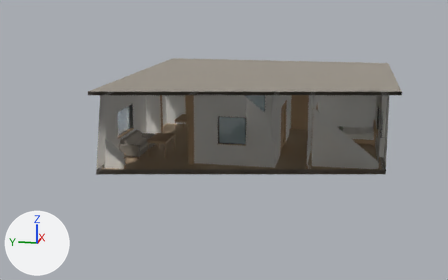
Renders of the glTF model docs-site/public/3d/courtyard-house.glb from each side of a commit.
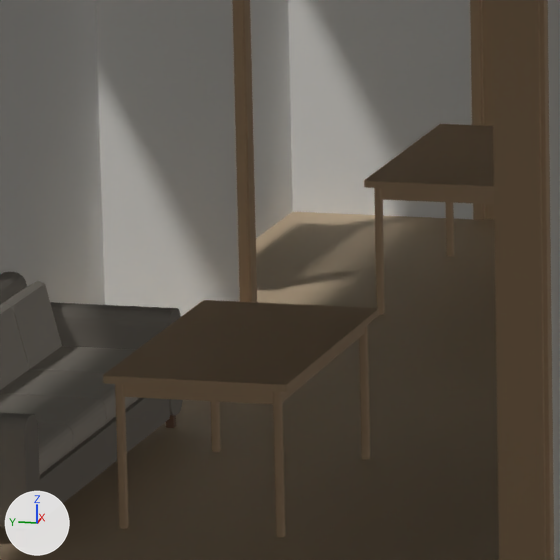
There are two pictures of each version: one whole from a 50 mm camera at (-20.15, -9.92, 7.36) aimed at (7.47, -4.4, 0.45), one close up on the part from 30% to 44% of the width and 36% to 57% of the height. Lighting does not change. The marker at lower left points along +X, +Y and +Z. The last two pictures show the newer version. Everything nearer to the camera than a plane just in front of the edit is cut away. Where no turn or scale is listed for an object, it has been applied to the vertices.

The older version as bpy lines, for what is in view:
```python
me_opening_o_dining_lining = bpy.data.meshes.new('opening:o_dining:lining')
me_opening_o_dining_lining.from_pydata(...)  # 16 vertices, 24 faces; spans x 8.95..9.05, y -2.55..-0.95, z 0.0..3.0
me_opening_o_dining_lining.materials.append(mat_opening_lining)  # beige #c2a27e
me_wall_w_court = bpy.data.meshes.new('wall:w_court')
me_wall_w_court.from_pydata(...)  # 60 vertices, 144 faces; spans x 4.9..11.1, y -7.1..-3.6, z 0.0..3.0
me_wall_w_court.materials.append(mat_wall)  # white #f2f0eb
me_wall_w_dining = bpy.data.meshes.new('wall:w_dining')
me_wall_w_dining.from_pydata(...)  # a box spanning x 8.95..9.05, y -0.95..-0.15, z 0.0..3.0; a box spanning x 8.95..9.05, y -3.4..-2.55, z 0.0..3.0
me_wall_w_dining.materials.append(mat_wall)  # white #f2f0eb
ob_opening_o_dining_lining = bpy.data.objects.new('opening:o_dining:lining', me_opening_o_dining_lining)
ob_opening_o_dining_lining.location = (0.0, 0.0, 0.0)
ob_wall_w_court = bpy.data.objects.new('wall:w_court', me_wall_w_court)
ob_wall_w_court.location = (0.0, 0.0, 0.0)
ob_wall_w_dining = bpy.data.objects.new('wall:w_dining', me_wall_w_dining)
ob_wall_w_dining.location = (0.0, 0.0, 0.0)
# also in view: 'furniture:sofa_1' at (6.25, -0.6, 0.41); 'wall:w_kitch' at (12.5, -1.78, 1.5); 'opening:o_dining:casing' at (9.0, -1.75, 1.5); 'furniture:table_3' at (10.75, -1.75, 0.38); 'door:d_kitch' at (12.5, -1.75, 1.05)
```
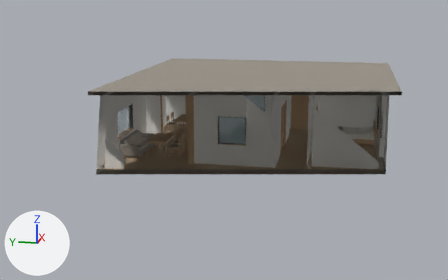
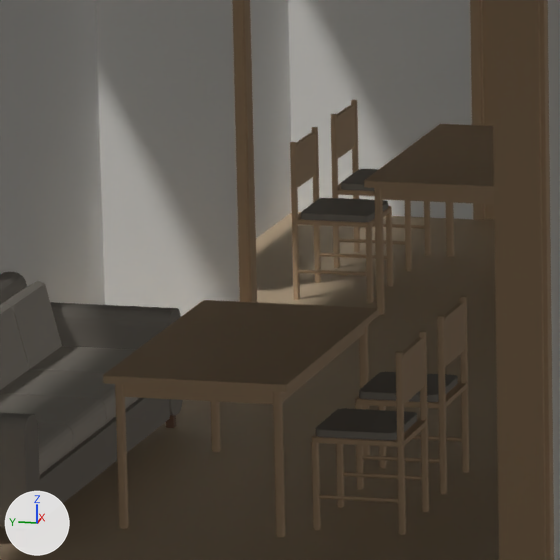
What changed in the scene script:
```text
Add me_furniture_chair_24:
    me_furniture_chair_24.from_pydata(...)  # 344 vertices, 652 faces; spans x 11.05..11.5, y -1.25..-0.8, z 0.005..0.885
    # faces by material slot: [576, 76]
    me_furniture_chair_24.materials.append(mat_fixture_wood)  # beige #c6a785
    me_furniture_chair_24.materials.append(mat_fixture_fabric)  # grey #968f85
Add me_furniture_chair_23:
    me_furniture_chair_23.from_pydata(...)  # 344 vertices, 652 faces; spans x 10.25..10.7, y -1.25..-0.8, z 0.005..0.885
    # faces by material slot: [576, 76]
    me_furniture_chair_23.materials.append(mat_fixture_wood)  # beige #c6a785
    me_furniture_chair_23.materials.append(mat_fixture_fabric)  # grey #968f85
Add me_furniture_chair_22:
    me_furniture_chair_22.from_pydata(...)  # 344 vertices, 652 faces; spans x 6.4..6.85, y -2.7..-2.25, z 0.005..0.885
    # faces by material slot: [576, 76]
    me_furniture_chair_22.materials.append(mat_fixture_wood)  # beige #c6a785
    me_furniture_chair_22.materials.append(mat_fixture_fabric)  # grey #968f85
Add me_furniture_chair_21:
    me_furniture_chair_21.from_pydata(...)  # 344 vertices, 652 faces; spans x 5.65..6.1, y -2.7..-2.25, z 0.005..0.885
    # faces by material slot: [576, 76]
    me_furniture_chair_21.materials.append(mat_fixture_wood)  # beige #c6a785
    me_furniture_chair_21.materials.append(mat_fixture_fabric)  # grey #968f85
Add ob_furniture_chair_24:
    ob_furniture_chair_24 = bpy.data.objects.new('furniture:chair_24', me_furniture_chair_24)
    ob_furniture_chair_24.location = (0.0, 0.0, 0.0)
Add ob_furniture_chair_23:
    ob_furniture_chair_23 = bpy.data.objects.new('furniture:chair_23', me_furniture_chair_23)
    ob_furniture_chair_23.location = (0.0, 0.0, 0.0)
Add ob_furniture_chair_22:
    ob_furniture_chair_22 = bpy.data.objects.new('furniture:chair_22', me_furniture_chair_22)
    ob_furniture_chair_22.location = (0.0, 0.0, 0.0)
Add ob_furniture_chair_21:
    ob_furniture_chair_21 = bpy.data.objects.new('furniture:chair_21', me_furniture_chair_21)
    ob_furniture_chair_21.location = (0.0, 0.0, 0.0)
```

Pixel boxes (x1, y1, x2, y2) of what changed, in the close-ups (560 x 560 px):
'furniture:chair_21', added: after (311, 331, 429, 535)
    faces in mat_fixture_wood (beige #c6a785): (311, 331, 429, 535)
    faces in mat_fixture_fabric (grey #968f85): (316, 408, 417, 440)
'furniture:chair_22', added: after (355, 296, 469, 494)
    faces in mat_fixture_wood (beige #c6a785): (355, 296, 469, 494)
    faces in mat_fixture_fabric (grey #968f85): (359, 372, 458, 402)
'furniture:chair_23', added: after (290, 127, 393, 303)
    faces in mat_fixture_wood (beige #c6a785): (290, 127, 393, 303)
    faces in mat_fixture_fabric (grey #968f85): (301, 198, 388, 222)
'furniture:chair_24', added: after (331, 100, 431, 271)
    faces in mat_fixture_wood (beige #c6a785): (331, 100, 431, 271)
    faces in mat_fixture_fabric (grey #968f85): (341, 169, 379, 191)
